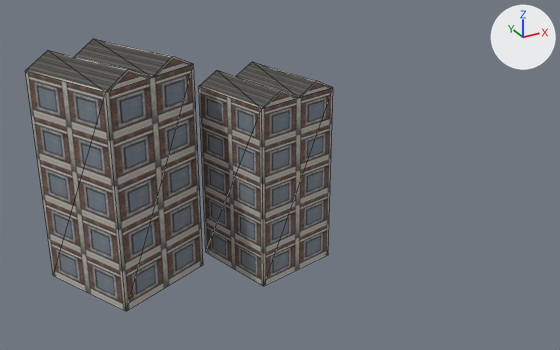
The OBJ model examples/vehicle-playground/res/models/urban/procgen-procpain-district-tower-xm2zm2.obj: old version first, new version second.
The view is the same before and after, from a camera (50 mm lens) standing at (-9.3, -68.6, 33.5) and looking at (18.1, -18.8, 8.6). Every picture has the same lights, and +X, +Y and +Z are marked at upper right. The picture after the commit comes second. Mesh edges are drawn as thin lines. Where no turn or scale is listed for an object, it has been applied to the vertices. Vertices at exactly the same position are counted once.

Before the edit, the objects in view are built like this:
```python
me_procgen_procpain_district_tower_xm2zm2 = bpy.data.meshes.new('procgen-procpain-district-tower-xm2zm2')
me_procgen_procpain_district_tower_xm2zm2.from_pydata(...)  # 28 vertices, 44 faces; spans x 1.1..22.9, y -20.5..-7.0, z 0.0..18.6
me_procgen_procpain_district_tower_xm2zm2.materials.append(mat_district_facade)  # picture img_district_facades_png
ob_procgen_procpain_district_tower_xm2zm2 = bpy.data.objects.new('procgen-procpain-district-tower-xm2zm2', me_procgen_procpain_district_tower_xm2zm2)
ob_procgen_procpain_district_tower_xm2zm2.location = (0.0, 0.0, 0.0)
```
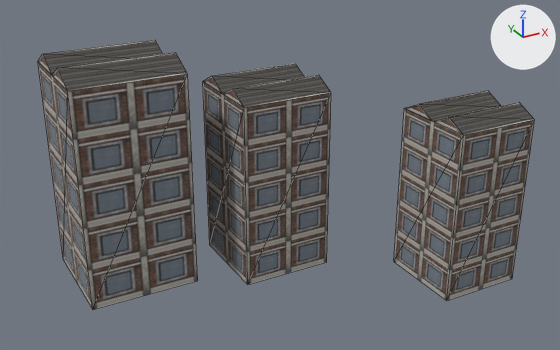
Location of each change, (x1, y1, x2, y2) in pixels of the pictures (560 x 350 px; the box of a moved part takes in the faces that stretch with it):
'procgen-procpain-district-tower-xm2zm2', reshaped (61% wider): before (25, 39, 333, 311); after (38, 40, 534, 310)
part 1 of me_procgen_procpain_district_tower_xm2zm2, moved or reshaped: before (199, 62, 333, 286); after (203, 64, 331, 284)
part 2 of me_procgen_procpain_district_tower_xm2zm2, moved or reshaped: before (25, 39, 203, 311); after (38, 40, 198, 310)
part 3 of me_procgen_procpain_district_tower_xm2zm2, added: after (394, 91, 534, 301)

The change in detail:
me_procgen_procpain_district_tower_xm2zm2 is used by ob_procgen_procpain_district_tower_xm2zm2; location (0.0, 0.0, 0.0).
me_procgen_procpain_district_tower_xm2zm2 had 28 vertices, 44 faces and spanned x 1.1..22.9, y -20.5..-7.0, z 0.0..18.6.
me_procgen_procpain_district_tower_xm2zm2 now has 42 vertices, 66 faces and spans x 2.5..34.1, y -29.4..-8.5, z 0.0..18.6.
me_procgen_procpain_district_tower_xm2zm2 part 1: the loose piece of 14 vertices spanning x 13.8..22.9, y -20.5..-11.3, z 0.0..16.1 is turned 75.9 degrees about the z axis through its middle.
me_procgen_procpain_district_tower_xm2zm2 part 2: the loose piece of 14 vertices spanning x 1.1..12.7, y -18.6..-7.0, z 0.0..18.6 is turned 65.7 degrees about the z axis through its middle.
me_procgen_procpain_district_tower_xm2zm2 part 3: the loose piece of 14 vertices spanning x 13.8..22.9, y -20.5..-11.3, z 0.0..16.1 is copied, and the copy is turned 75.9 degrees about the z axis through its middle and scaled by 0.916, then moved by (12.3, -10.0, -0.7); it spans x 27.2..34.1, y -29.4..-22.4, z 0.0..14.7.
